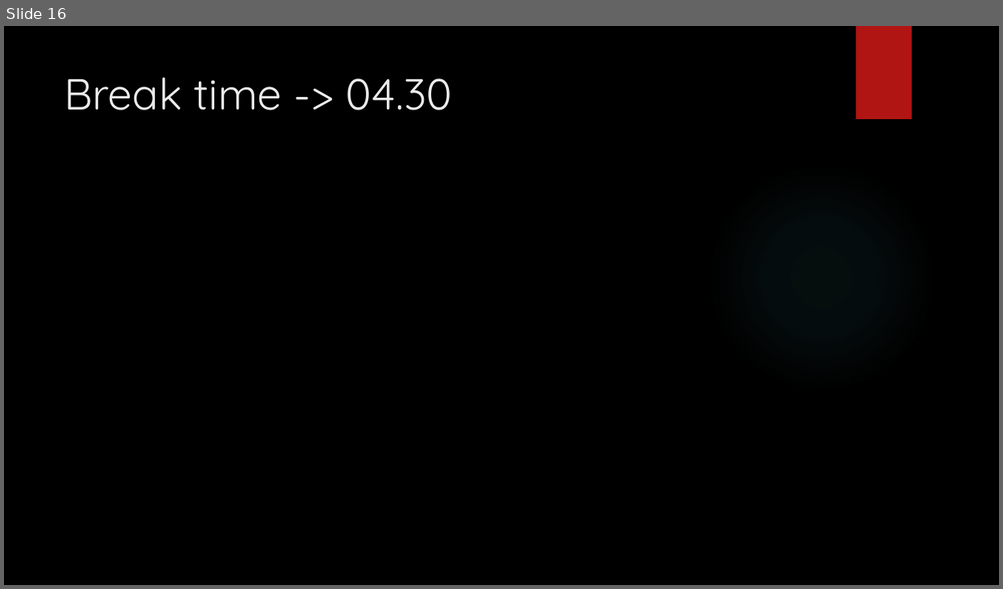
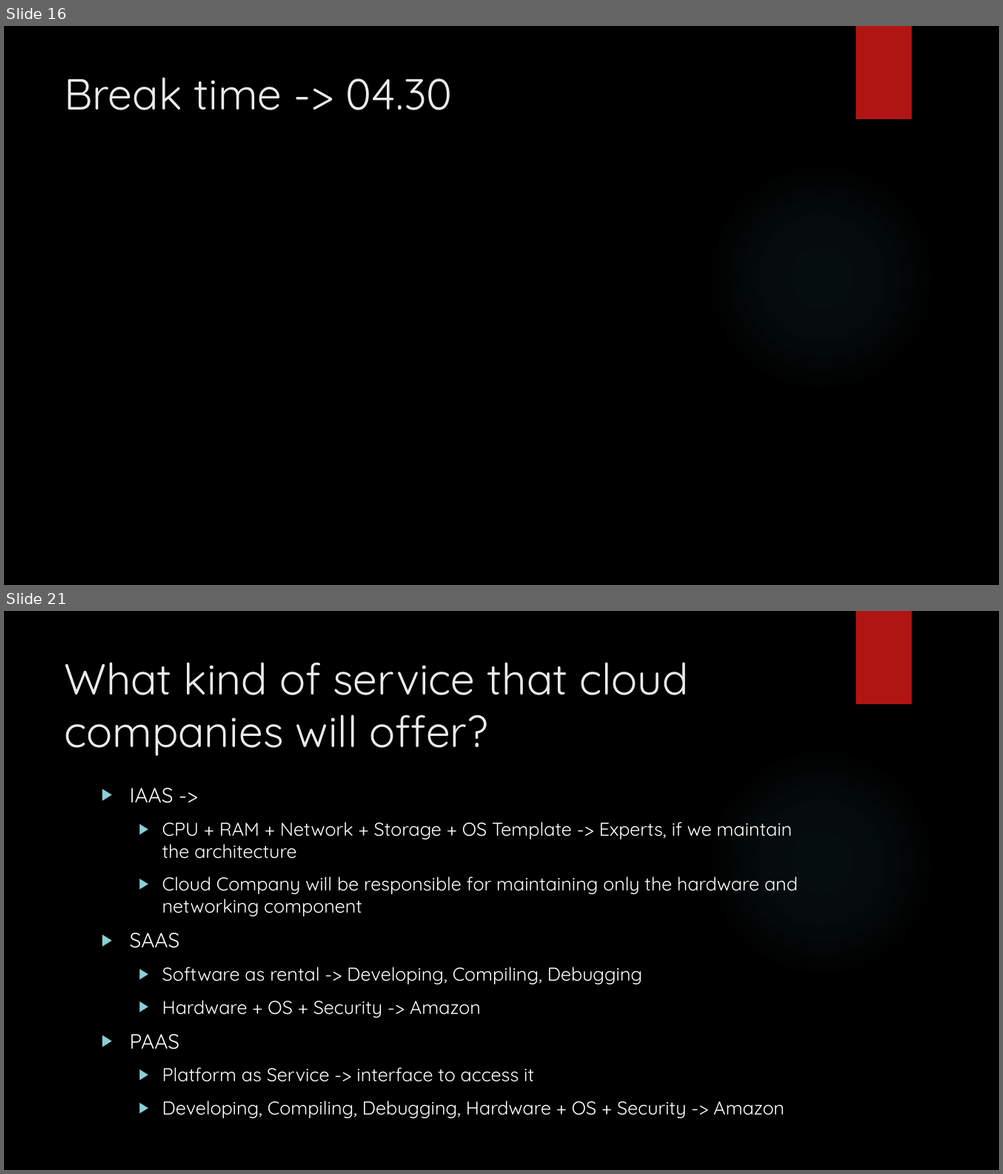
Before and after one commit to karthick1808/CDB21DW013, a slide deck: AWS - 2.pptx. Shown one above the other, each under a label of ours: slide 16 before the commit, slides 16 and 21 after it; the slides between them are not shown. The pictures are 1003x589 and 1003x1174 pixels, drawn with LibreOffice and Linux fonts; fonts in the diff are those of the drawing; background and template pictures are left out. Boxes give left, top, right and bottom in pixels: in the first picture for what was removed or moved away, otherwise in the second. Text is boxed around its words. In the diff, an @@ line names an element or a change of style, - is before the commit and + after.

```diff
--- a/AWS - 2.pptx
+++ b/AWS - 2.pptx
@@ slide 21 added at [4,611,999,1170], background picture (left out); not listed: 2 template elements that a slide beside it also shows @@
@@ title added at [64,662,688,756], 42 pt, text #EBEBEB @@
+What kind of service that cloud companies will offer?
@@ text added at [130,788,797,1119], 18 pt, text #FFFFFF @@
+▶ IAAS ->
+  ▶ CPU + RAM + Network + Storage + OS Template -> Experts, if we maintain the architecture
+  ▶ Cloud Company will be responsible for maintaining only the hardware and networking component
+▶ SAAS
+  ▶ Software as rental -> Developing, Compiling, Debugging
+  ▶ Hardware + OS + Security -> Amazon
+▶ PAAS
+  ▶ Platform as Service -> interface to access it
+  ▶ Developing, Compiling, Debugging, Hardware + OS + Security -> Amazon
```
Also in this commit, not shown: 1 slide changed, 19 other slides added.
